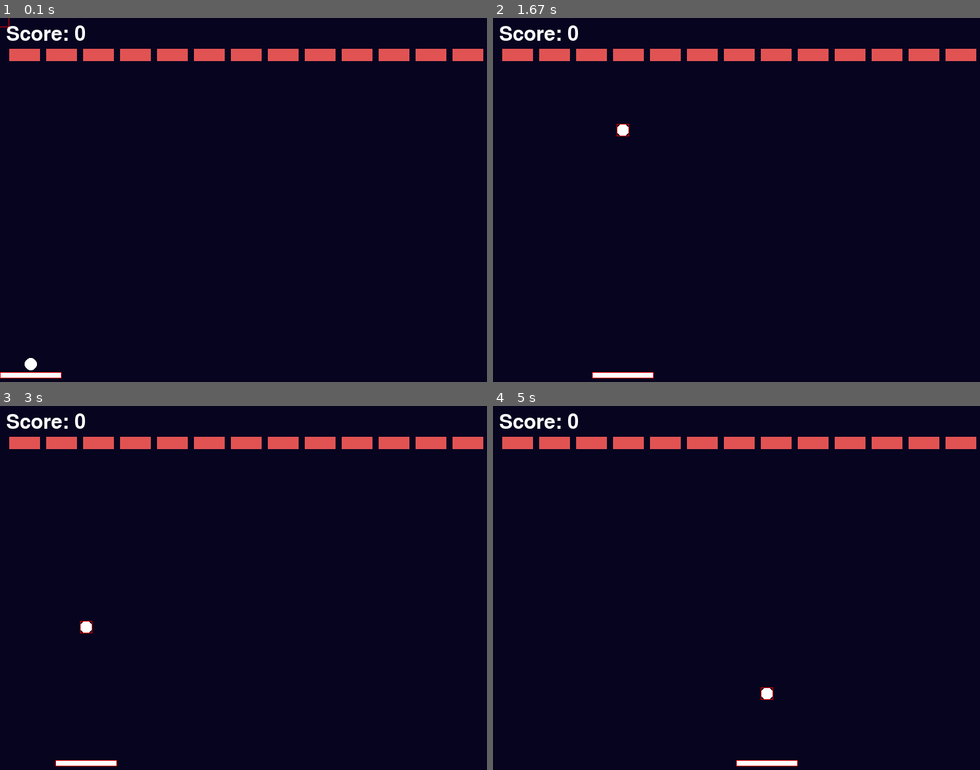
Above: before the commit, frames 1-4 (two rows, left to right).
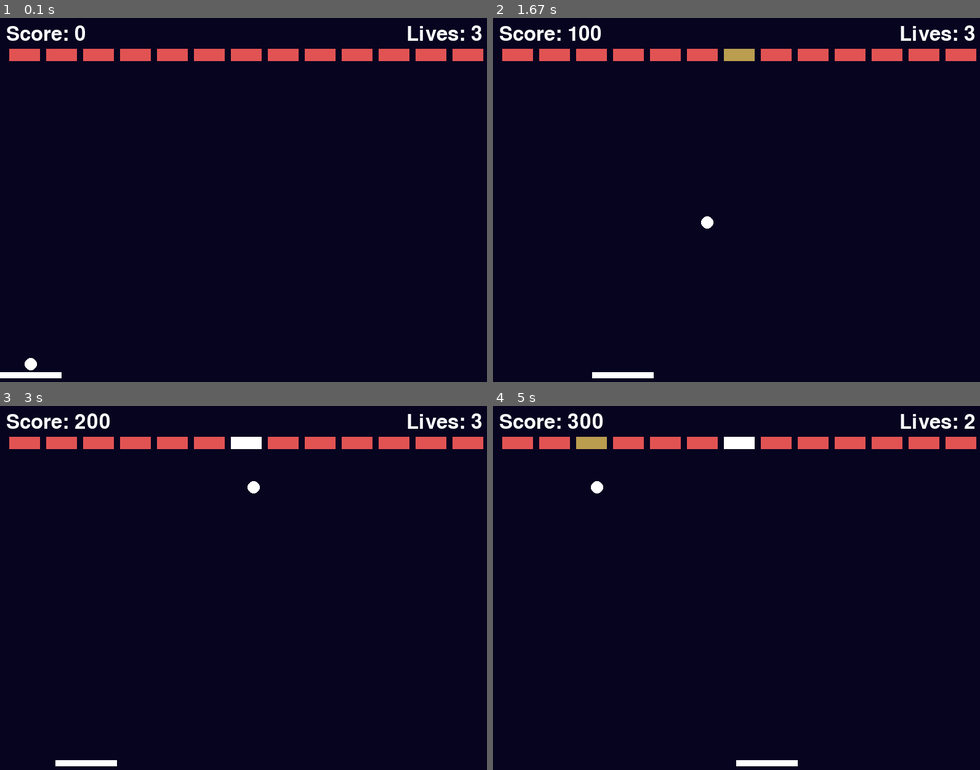
Above: after the commit, the same moments.

Repository: gnikkoch96/pygame-projects
Game: pygame game, started from brick_breaker/main.py
Same seed, same stepped clock (60 frames per second), same inputs: the game is played once before the commit and once after it.
Inputs (mouse positions are in pixels of both pictures, inside the frame that each line leads up to):
- Up to frame 1 (0.1 s): no input
- Up to frame 2 (1.67 s): click (741, 203) at 0.38 s; click (785, 283) at 0.72 s; click (921, 331) at 1.05 s; click (624, 130) at 1.38 s
- Up to frame 3 (3 s): click (243, 635) at 1.72 s; click (165, 471) at 2.05 s; click (418, 686) at 2.38 s; click (87, 628) at 2.72 s
- Up to frame 4 (5 s): click (595, 518) at 3.05 s; click (624, 657) at 3.38 s; click (916, 675) at 3.72 s; click (590, 726) at 4.05 s; click (585, 613) at 4.38 s; click (765, 693) at 4.72 s

The runs differ from the first frame. In frame 1, 0.3% of the frame differs, in the area x 0-99%, y 0-99%; in frame 2, 0.8%; in frame 3, 0.8%; in frame 4, 1.0%, in the area x 15-99%, y 2-99%.

Commit message:
feat: display the number of lives the user has

Diff:
--- a/brick_breaker/config.py
+++ b/brick_breaker/config.py
@@ -4,5 +4,5 @@
 BACKGROUND_COLOR: str = "#07041f"
 
 # game settings
-DEBUG_MODE = True
+DEBUG_MODE = False
 FPS: int = 60
--- a/brick_breaker/main.py
+++ b/brick_breaker/main.py
@@ -54,6 +54,8 @@
     score_label = hud_font.render(f"Score: {game_state.score}", True, pygame.Color("#ffffff"))
     screen.blit(score_label, (10, 10))
 
+    lives_label = hud_font.render(f"Lives: {game_state.player.lives}", True, pygame.Color("#ffffff"))
+    screen.blit(lives_label, (SCREEN_WIDTH - 140, 10))
 def render():
     screen.fill(pygame.Color(BACKGROUND_COLOR))
 
